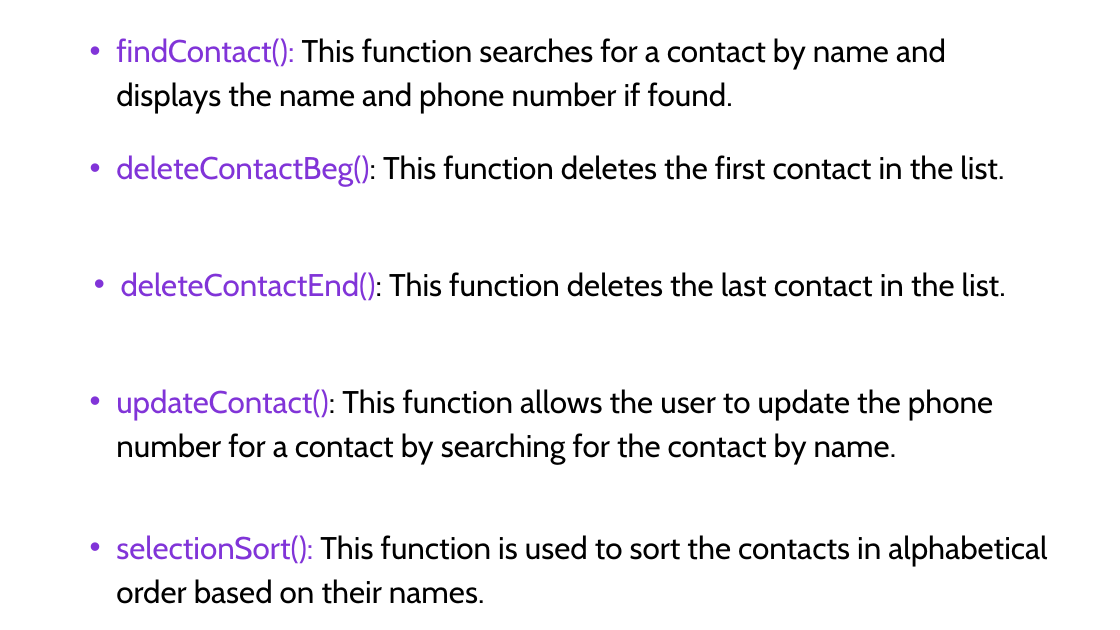
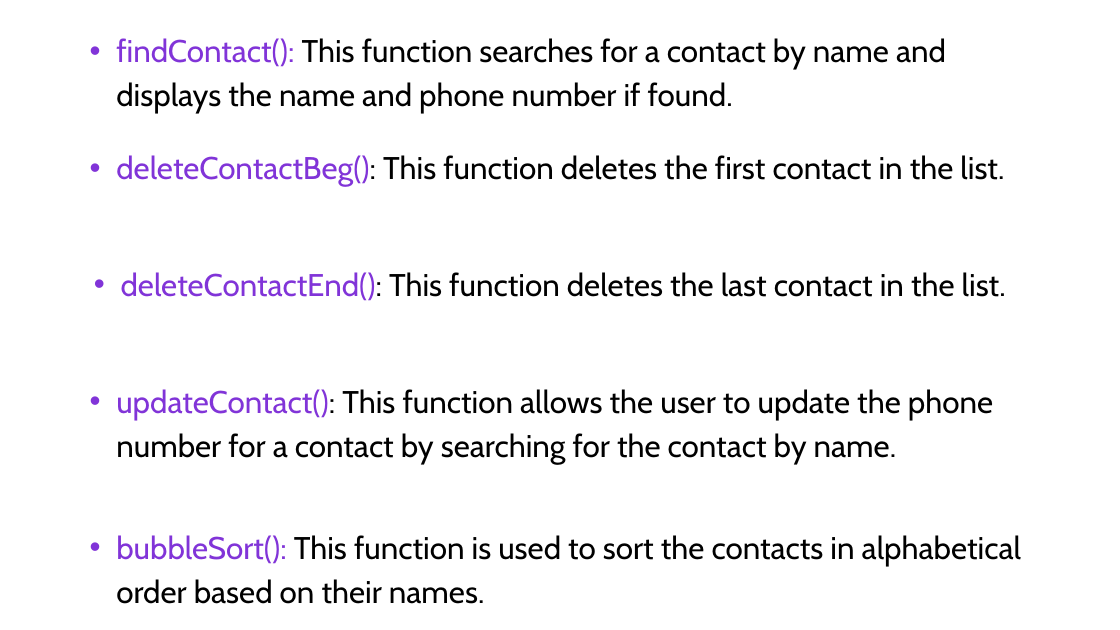
Before and after one commit to dhirajpyakurel/DSA, a slide deck: slide 5 of Projects_from_students/rabin_osti/Contact Management System Using Doubly Linked List (1).pptx. Drawn at 1120x630 pixels with LibreOffice and Linux fonts; fonts in the diff are those of the drawing. Boxes give left, top, right and bottom in pixels: in the first picture for what was removed or moved away, otherwise in the second. Text is boxed around its words. In the diff, an @@ line names an element or a change of style, - is before the commit and + after.

Commit message:
Contact Management System

```diff
--- a/Projects_from_students/rabin_osti/Contact Management System Using Doubly Linked List (1).pptx
+++ b/Projects_from_students/rabin_osti/Contact Management System Using Doubly Linked List (1).pptx
@@ text at box(116, 535, 1021, 604): text changed @@
-  • selectionSort(): This function is used to sort the contacts in alphabetical order based on their names.
+  • bubbleSort(): This function is used to sort the contacts in alphabetical order based on their names.
```
Also in this commit, not shown: 1 other slide changed, 2 other files.
